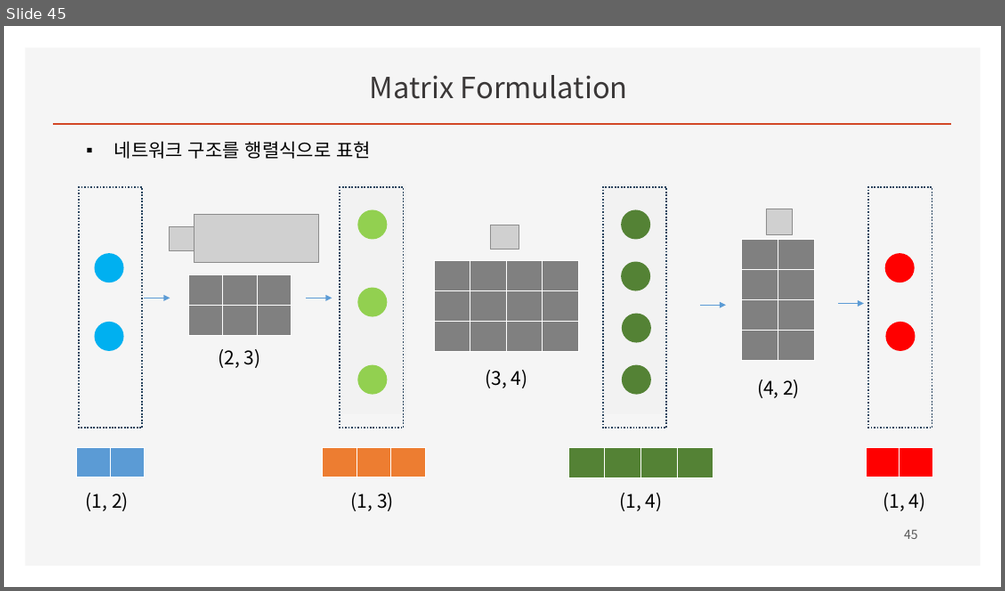
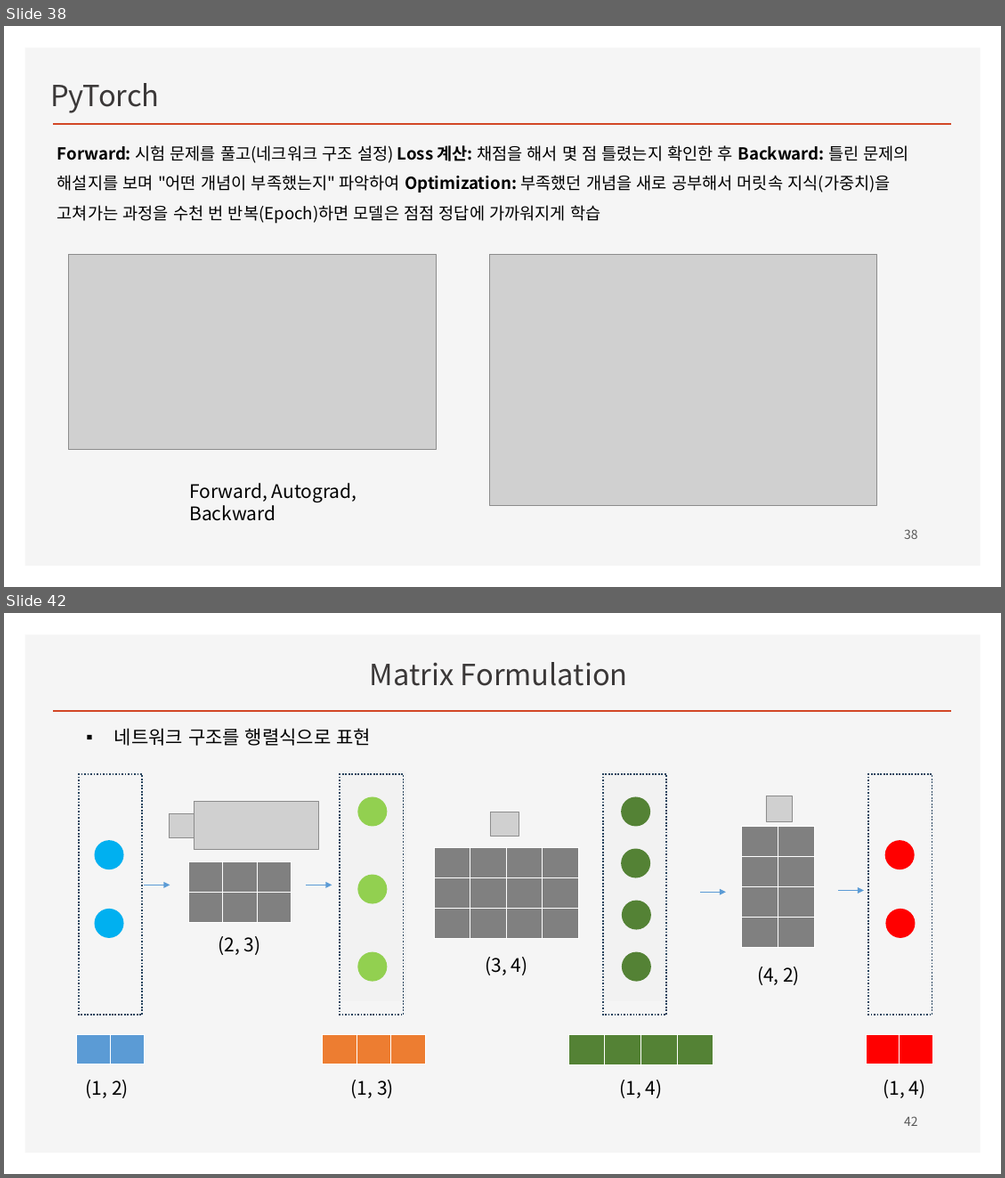
Before and after one commit to ancestor9/mathematics-for-machine-learning, a slide deck: Linear_Algebra/w4_Perceptron_Regression.pptx. Shown one above the other, each under a label of ours: slide 45 before the commit, slides 38 and 42 after it; the slides between them are not shown. The pictures are 1005x591 and 1005x1178 pixels, drawn with LibreOffice and Linux fonts; fonts in the diff are those of the drawing; grey boxes stand for pictures; background and template pictures are left out. Boxes give left, top, right and bottom in pixels: in the first picture for what was removed or moved away, otherwise in the second. Text is boxed around its words. In the diff, an @@ line names an element or a change of style, - is before the commit and + after.

```diff
--- a/Linear_Algebra/w4_Perceptron_Regression.pptx
+++ b/Linear_Algebra/w4_Perceptron_Regression.pptx
@@ slide 38 added at bbox=[4, 26, 1001, 587], background #FFFFFF; not listed: 2 template elements that a slide beside it also shows @@
@@ text added at bbox=[50, 83, 160, 113], 28 pt, text #3B3838 @@
+PyTorch
@@ text added at bbox=[57, 145, 909, 224], 16 pt, text #000000 @@
+Forward: 시험 문제를 풀고(네크워크 구조 설정) Loss 계산: 채점을 해서 몇 점 틀렸는지 확인한 후 Backward: 틀린 문제의 해설지를 보며 "어떤 개념이 부족했는지" 파악하여 Optimization: 부족했던 개념을 새로 공부해서 머릿속 지식(가중치)을 고쳐가는 과정을 수천 번 반복(Epoch)하면 모델은 점점 정답에 가까워지게 학습
@@ picture added at bbox=[69, 255, 437, 450] @@
@@ picture added at bbox=[489, 255, 877, 506] @@
@@ text added at bbox=[189, 483, 357, 521], 18 pt, text #000000 @@
+Forward, Autograd, Backward
@@ page number added at bbox=[904, 529, 918, 539], 12 pt, text #595959 @@
+38
@@ what was slide 45 is now slide 42 @@
@@ page number at bbox=[904, 1116, 918, 1126]: text changed @@
-45
+42
```
Also in this commit, not shown: 5 slides changed, 2 other slides added, 3 slides removed.
